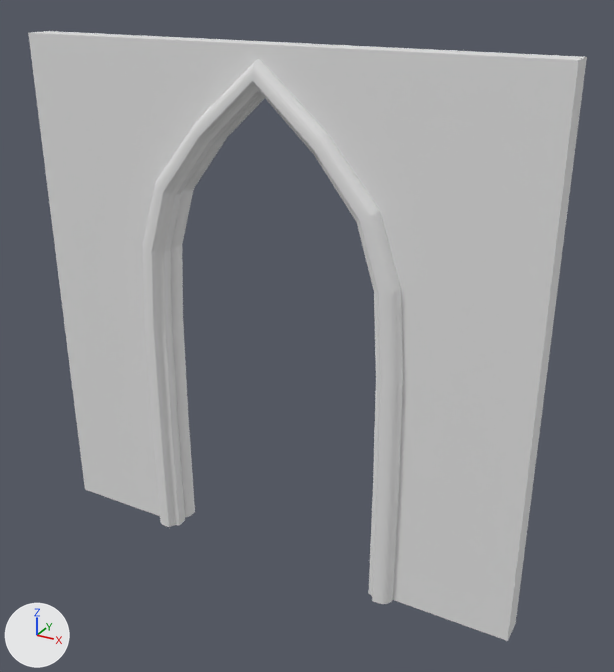
The Blender file Basic Room/Church Door 4x4x0.2.blend as it was, and as the next commit left it.
Both versions are drawn from a camera (50 mm lens) standing at (3.02, -5.05, 4.48) and looking at (0.24, 0.0, 1.95). Every picture has the same lights, and +X, +Y and +Z are marked at lower left.

Objects in the first picture: 'Archway (B)', 'Church Window(B) 4x4x0.2'.
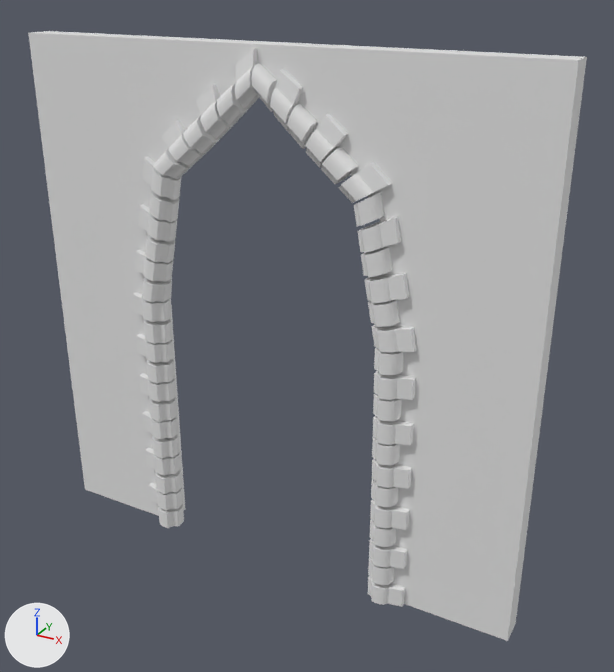
Changed parts and their boxes [x1, y1, x2, y2] in the pictures (614 x 672 px):
'ArchwayArray', added: after [133, 48, 417, 607]
'Archway (B)', hidden: before [143, 59, 403, 604]

What changed in the scene script:
```text
Add me_cuarchway_profile_001:
    me_cuarchway_profile_001.from_pydata(...)  # 7296 vertices, 3744 faces, 1824 loose edges; spans x -0.2..2.2, y -0.1..0.1, z -0.1..3.88
Change ob_archway__b:
    add ob_archway__b.hide_viewport = True
Add ob_archwayarray:
    ob_archwayarray = bpy.data.objects.new('ArchwayArray', me_cuarchway_profile_001)
    ob_archwayarray.location = (-1.0, -0.2, 0.095)
```
